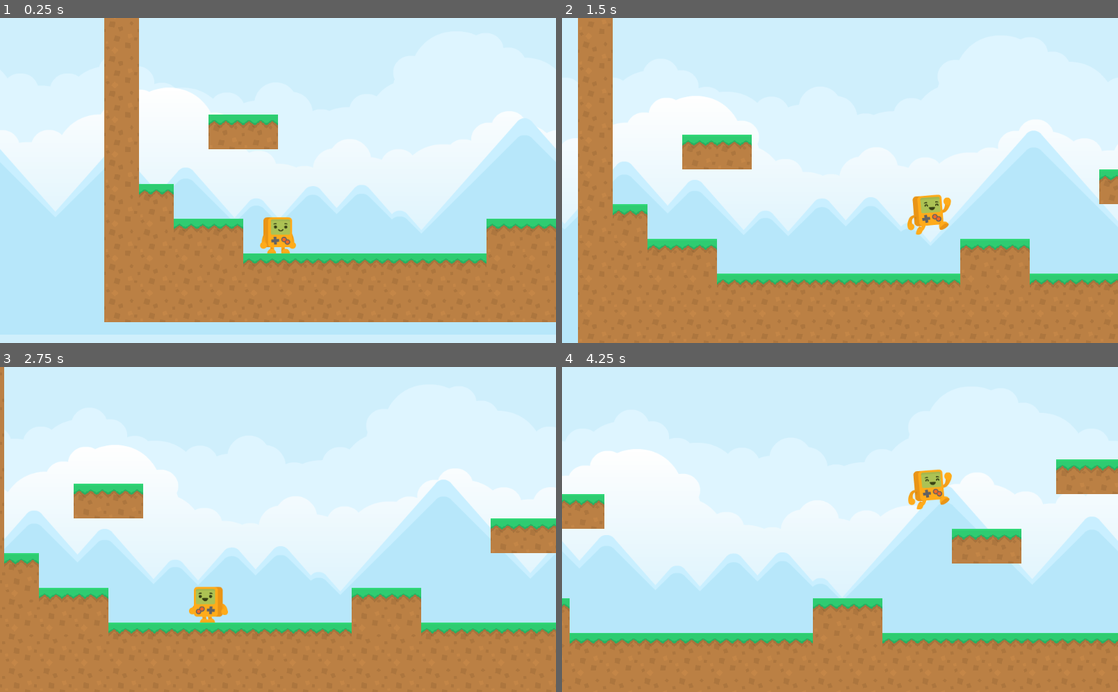
Above: before the commit, frames 1-4 (two rows, left to right).
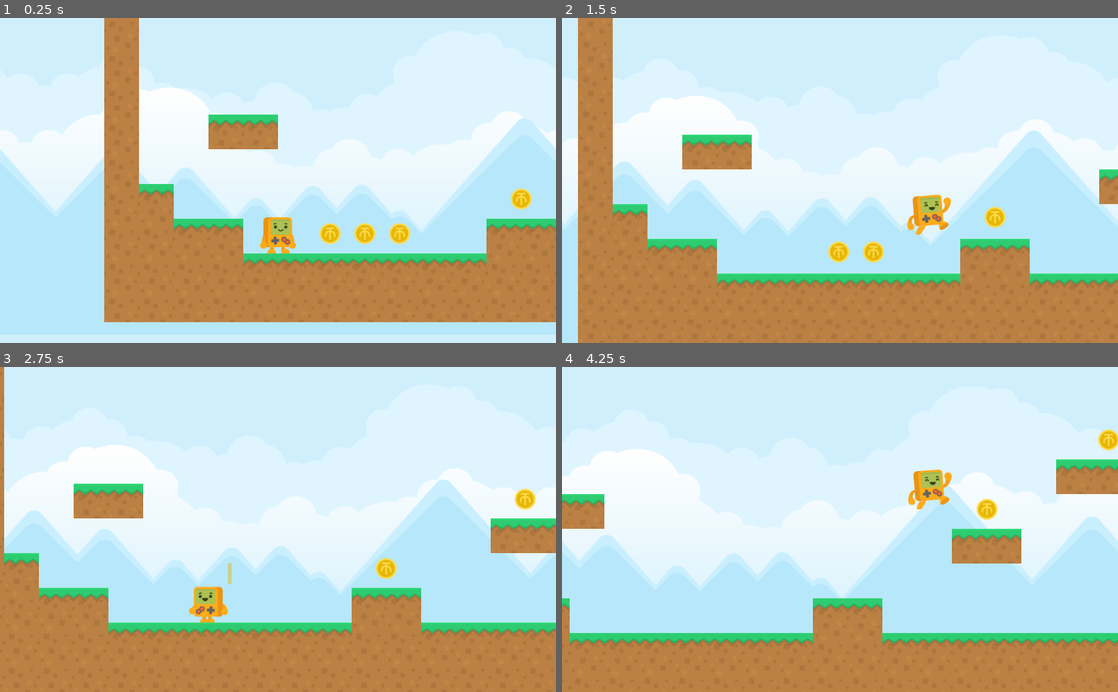
Above: after the commit, the same moments.

Repository: timothyqiu/godot-platformer-tutorial
Game: Godot game, scene res://World.tscn
The game is run twice, just before and just after one commit, with the same random seed, the same clock (stepped at 60 frames per second) and the same inputs.
Inputs:
- Up to frame 1 (0.25 s): no input
- Up to frame 2 (1.5 s): hold D (move_right) from 0.53 s (still down); tap Space (jump) at 0.77 s
- Up to frame 3 (2.75 s): tap Space (jump) at 1.52 s; release D (move_right) at 2.03 s; hold A (move_left) from 2.03 s (still down)
- Up to frame 4 (4.25 s): release A (move_left) at 2.78 s; hold D (move_right) from 2.78 s (still down); tap Space (jump) at 3.02, 3.77 s

The runs differ from the first frame. In frame 1, 0.8% of the frame differs, in the area x 57-96%, y 52-70%; in frame 2, 0.6%; in frame 3, 0.4%; in frame 4, 0.4%.

Commit message:
如何用三行代码实现吃金币

Diff:
--- /dev/null
+++ b/Coin.gd
@@ -0,0 +1,7 @@
+extends Area2D
+
+
+
+
+func _on_Coin_body_entered(body):
+	$AnimationPlayer.play("picked")
--- /dev/null
+++ b/Coin.tscn
@@ -0,0 +1,207 @@
+[gd_scene load_steps=13 format=2]
+
+[ext_resource path="res://coins/0004.png" type="Texture" id=1]
+[ext_resource path="res://coins/0002.png" type="Texture" id=2]
+[ext_resource path="res://coins/0005.png" type="Texture" id=3]
+[ext_resource path="res://coins/0006.png" type="Texture" id=4]
+[ext_resource path="res://coins/0001.png" type="Texture" id=5]
+[ext_resource path="res://coins/0003.png" type="Texture" id=6]
+[ext_resource path="res://Coin.gd" type="Script" id=7]
+[ext_resource path="res://coin.wav" type="AudioStream" id=8]
+
+[sub_resource type="SpriteFrames" id=1]
+animations = [ {
+"frames": [ ExtResource( 5 ), ExtResource( 2 ), ExtResource( 6 ), ExtResource( 1 ), ExtResource( 3 ), ExtResource( 4 ) ],
+"loop": true,
+"name": "default",
+"speed": 18.0
+} ]
+
+[sub_resource type="CircleShape2D" id=2]
+radius = 20.7354
+
+[sub_resource type="Animation" id=3]
+resource_name = "idle"
+loop = true
+tracks/0/type = "value"
+tracks/0/path = NodePath("AnimatedSprite:offset")
+tracks/0/interp = 1
+tracks/0/loop_wrap = true
+tracks/0/imported = false
+tracks/0/enabled = true
+tracks/0/keys = {
+"times": PoolRealArray( 0, 0.5 ),
+"transitions": PoolRealArray( -2, -2 ),
+"update": 0,
+"values": [ Vector2( 0, 0 ), Vector2( 0, -8 ) ]
+}
+tracks/1/type = "value"
+tracks/1/path = NodePath("AnimatedSprite:playing")
+tracks/1/interp = 1
+tracks/1/loop_wrap = true
+tracks/1/imported = false
+tracks/1/enabled = true
+tracks/1/keys = {
+"times": PoolRealArray( 0 ),
+"transitions": PoolRealArray( 1 ),
+"update": 1,
+"values": [ false ]
+}
+tracks/2/type = "value"
+tracks/2/path = NodePath("AnimatedSprite:frame")
+tracks/2/interp = 1
+tracks/2/loop_wrap = true
+tracks/2/imported = false
+tracks/2/enabled = true
+tracks/2/keys = {
+"times": PoolRealArray( 0 ),
+"transitions": PoolRealArray( 1 ),
+"update": 1,
+"values": [ 0 ]
+}
+tracks/3/type = "value"
+tracks/3/path = NodePath("AnimatedSprite:position")
+tracks/3/interp = 1
+tracks/3/loop_wrap = true
+tracks/3/imported = false
+tracks/3/enabled = true
+tracks/3/keys = {
+"times": PoolRealArray( 0 ),
+"transitions": PoolRealArray( 1 ),
+"update": 0,
+"values": [ Vector2( 0, 0 ) ]
+}
+tracks/4/type = "value"
+tracks/4/path = NodePath("AnimatedSprite:modulate")
+tracks/4/interp = 1
+tracks/4/loop_wrap = true
+tracks/4/imported = false
+tracks/4/enabled = true
+tracks/4/keys = {
+"times": PoolRealArray( 0 ),
+"transitions": PoolRealArray( 1 ),
+"update": 0,
+"values": [ Color( 1, 1, 1, 1 ) ]
+}
+tracks/5/type = "value"
+tracks/5/path = NodePath(".:monitoring")
+tracks/5/interp = 1
+tracks/5/loop_wrap = true
+tracks/5/imported = false
+tracks/5/enabled = true
+tracks/5/keys = {
+"times": PoolRealArray( 0 ),
+"transitions": PoolRealArray( 1 ),
+"update": 1,
+"values": [ true ]
+}
+
+[sub_resource type="Animation" id=4]
+resource_name = "picked"
+length = 0.4
+tracks/0/type = "method"
+tracks/0/path = NodePath("AudioStreamPlayer")
+tracks/0/interp = 1
+tracks/0/loop_wrap = true
+tracks/0/imported = false
+tracks/0/enabled = true
+tracks/0/keys = {
+"times": PoolRealArray( 0 ),
+"transitions": PoolRealArray( 1 ),
+"values": [ {
+"args": [ 0.0 ],
+"method": "play"
+} ]
+}
+tracks/1/type = "method"
+tracks/1/path = NodePath(".")
+tracks/1/interp = 1
+tracks/1/loop_wrap = true
+tracks/1/imported = false
+tracks/1/enabled = true
+tracks/1/keys = {
+"times": PoolRealArray( 0.4 ),
+"transitions": PoolRealArray( 1 ),
+"values": [ {
+"args": [  ],
+"method": "queue_free"
+} ]
+}
+tracks/2/type = "value"
+tracks/2/path = NodePath("AnimatedSprite:frame")
+tracks/2/interp = 1
+tracks/2/loop_wrap = true
+tracks/2/imported = false
+tracks/2/enabled = true
+tracks/2/keys = {
+"times": PoolRealArray( 0 ),
+"transitions": PoolRealArray( 1 ),
+"update": 1,
+"values": [ 0 ]
+}
+tracks/3/type = "value"
+tracks/3/path = NodePath("AnimatedSprite:playing")
+tracks/3/interp = 1
+tracks/3/loop_wrap = true
+tracks/3/imported = false
+tracks/3/enabled = true
+tracks/3/keys = {
+"times": PoolRealArray( 0 ),
+"transitions": PoolRealArray( 1 ),
+"update": 1,
+"values": [ true ]
+}
+tracks/4/type = "value"
+tracks/4/path = NodePath("AnimatedSprite:position")
+tracks/4/interp = 1
+tracks/4/loop_wrap = true
+tracks/4/imported = false
+tracks/4/enabled = true
+tracks/4/keys = {
+"times": PoolRealArray( 0, 0.4 ),
+"transitions": PoolRealArray( 0.5, 1 ),
+"update": 0,
+"values": [ Vector2( 0, 0 ), Vector2( 0, -64 ) ]
+}
+tracks/5/type = "value"
+tracks/5/path = NodePath("AnimatedSprite:modulate")
+tracks/5/interp = 1
+tracks/5/loop_wrap = true
+tracks/5/imported = false
+tracks/5/enabled = true
+tracks/5/keys = {
+"times": PoolRealArray( 0, 0.4 ),
+"transitions": PoolRealArray( 1, 1 ),
+"update": 0,
+"values": [ Color( 1, 1, 1, 1 ), Color( 1, 1, 1, 0 ) ]
+}
+tracks/6/type = "value"
+tracks/6/path = NodePath(".:monitoring")
+tracks/6/interp = 1
+tracks/6/loop_wrap = true
+tracks/6/imported = false
+tracks/6/enabled = true
+tracks/6/keys = {
+"times": PoolRealArray( 0 ),
+"transitions": PoolRealArray( 1 ),
+"update": 1,
+"values": [ false ]
+}
+
+[node name="Coin" type="Area2D"]
+script = ExtResource( 7 )
+
+[node name="AnimatedSprite" type="AnimatedSprite" parent="."]
+frames = SubResource( 1 )
+
+[node name="CollisionShape2D" type="CollisionShape2D" parent="."]
+shape = SubResource( 2 )
+
+[node name="AnimationPlayer" type="AnimationPlayer" parent="."]
+autoplay = "idle"
+anims/idle = SubResource( 3 )
+anims/picked = SubResource( 4 )
+
+[node name="AudioStreamPlayer" type="AudioStreamPlayer" parent="."]
+stream = ExtResource( 8 )
+[connection signal="body_entered" from="." to="." method="_on_Coin_body_entered"]
--- a/World.tscn
+++ b/World.tscn
@@ -1,10 +1,11 @@
-[gd_scene load_steps=9 format=2]
+[gd_scene load_steps=10 format=2]
 
 [ext_resource path="res://tiles.png" type="Texture" id=1]
 [ext_resource path="res://Player.tscn" type="PackedScene" id=2]
 [ext_resource path="res://background/mountains.png" type="Texture" id=3]
 [ext_resource path="res://background/cloudLayer2.png" type="Texture" id=4]
 [ext_resource path="res://background/cloudLayer1.png" type="Texture" id=5]
+[ext_resource path="res://Coin.tscn" type="PackedScene" id=6]
 
 [sub_resource type="ConvexPolygonShape2D" id=1]
 points = PoolVector2Array( 64, 64, 0, 64, 0, 0, 64, 0 )
@@ -104,3 +105,24 @@
 [node name="mountains" type="Sprite" parent="ParallaxBackground/ParallaxLayer3"]
 position = Vector2( 512, 448 )
 texture = ExtResource( 3 )
+
+[node name="Coin" parent="." instance=ExtResource( 6 )]
+position = Vector2( 32, 480 )
+
+[node name="Coin2" parent="." instance=ExtResource( 6 )]
+position = Vector2( 96, 480 )
+
+[node name="Coin3" parent="." instance=ExtResource( 6 )]
+position = Vector2( 160, 480 )
+
+[node name="Coin4" parent="." instance=ExtResource( 6 )]
+position = Vector2( 384, 416 )
+
+[node name="Coin5" parent="." instance=ExtResource( 6 )]
+position = Vector2( 640, 288 )
+
+[node name="Coin6" parent="." instance=ExtResource( 6 )]
+position = Vector2( 864, 160 )
+
+[node name="Coin7" parent="." instance=ExtResource( 6 )]
+position = Vector2( 1088, 32 )
Not shown, added: coin.wav.import
Binary file added: coins/0001.png
Not shown, added: coins/0001.png.import
Binary file added: coins/0002.png
Not shown, added: coins/0002.png.import
Binary file added: coins/0003.png
Not shown, added: coins/0003.png.import
Binary file added: coins/0004.png
Not shown, added: coins/0004.png.import
Binary file added: coins/0005.png
Not shown, added: coins/0005.png.import
Binary file added: coins/0006.png
(and 2 more such lines)
